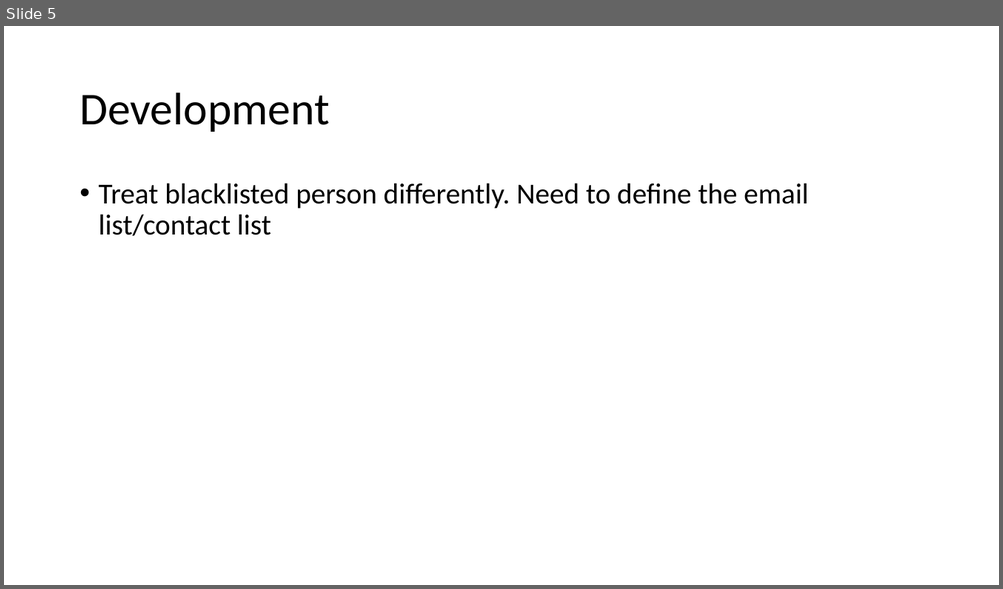
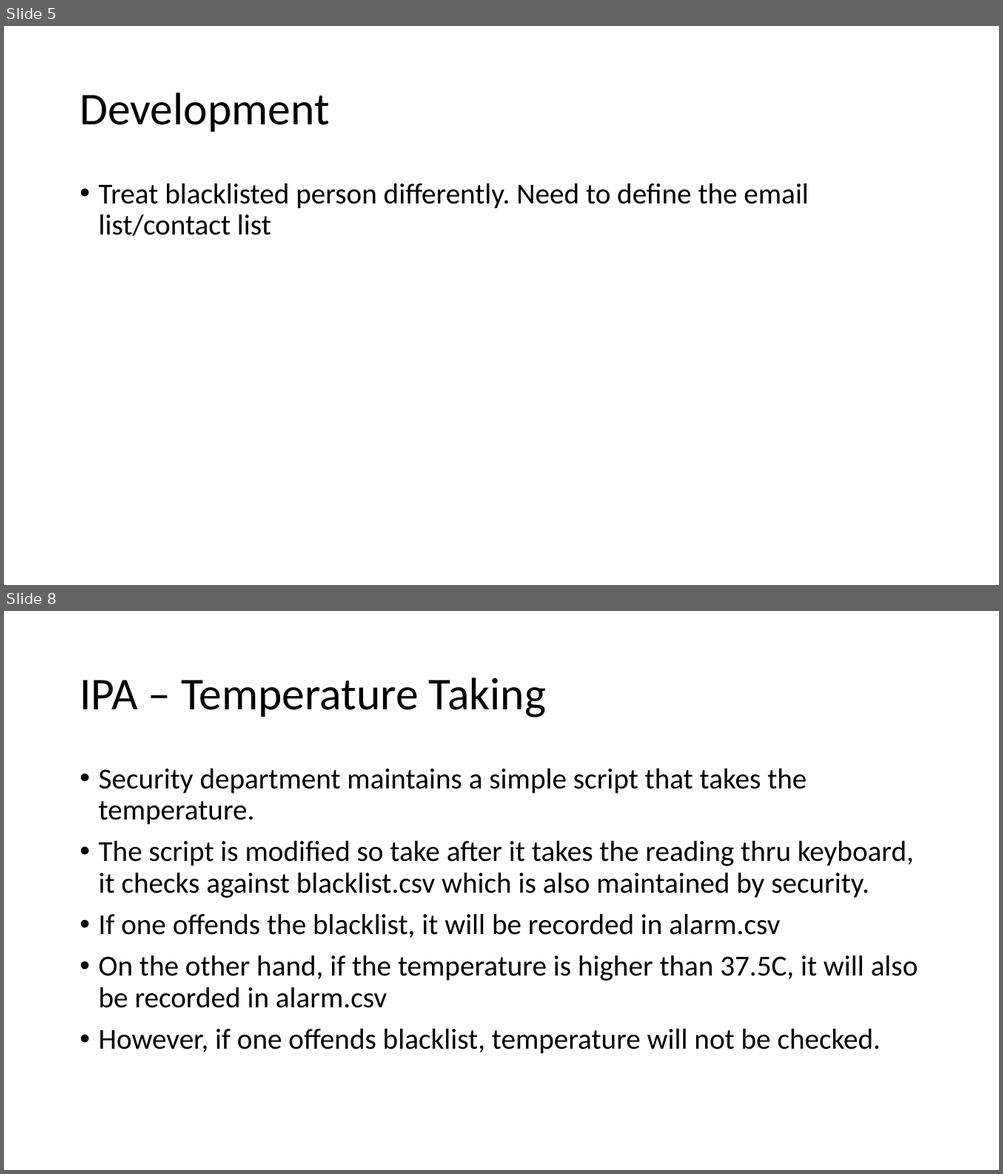
Before and after one commit to optimusium/ipaca, a slide deck: Temperature Screening IPA.pptx. Shown one above the other, each under a label of ours: slide 5 before the commit, slides 5 and 8 after it; the slides between them are not shown. The pictures are 1003x589 and 1003x1174 pixels, drawn with LibreOffice and Linux fonts; fonts in the diff are those of the drawing. Boxes give left, top, right and bottom in pixels: in the first picture for what was removed or moved away, otherwise in the second. Text is boxed around its words. In the diff, an @@ line names an element or a change of style, - is before the commit and + after.

```diff
--- a/Temperature Screening IPA.pptx
+++ b/Temperature Screening IPA.pptx
@@ slide 8 added at [4,611,999,1170], background #FFFFFF @@
@@ title added at [79,678,546,718], 44 pt, text #000000 @@
+IPA – Temperature Taking
@@ text added at [99,768,918,1054], 28 pt, text #000000 @@
+• Security department maintains a simple script that takes the temperature.
+• The script is modified so take after it takes the reading thru keyboard, it checks against blacklist.csv which is also maintained by security.
+• If one offends the blacklist, it will be recorded in alarm.csv
+• On the other hand, if the temperature is higher than 37.5C, it will also be recorded in alarm.csv
+• However, if one offends blacklist, temperature will not be checked.
```
Also in this commit, not shown: 4 other slides added.
